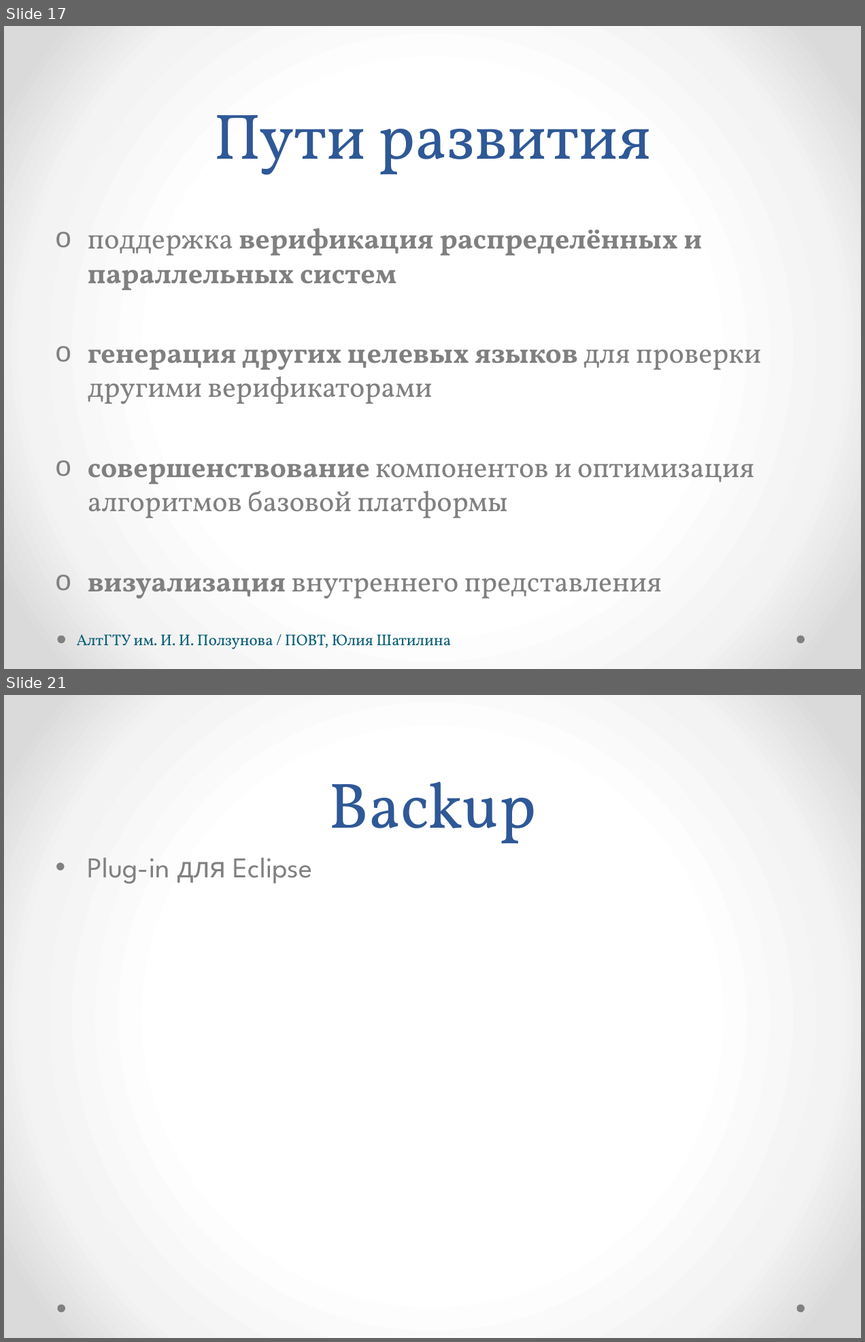
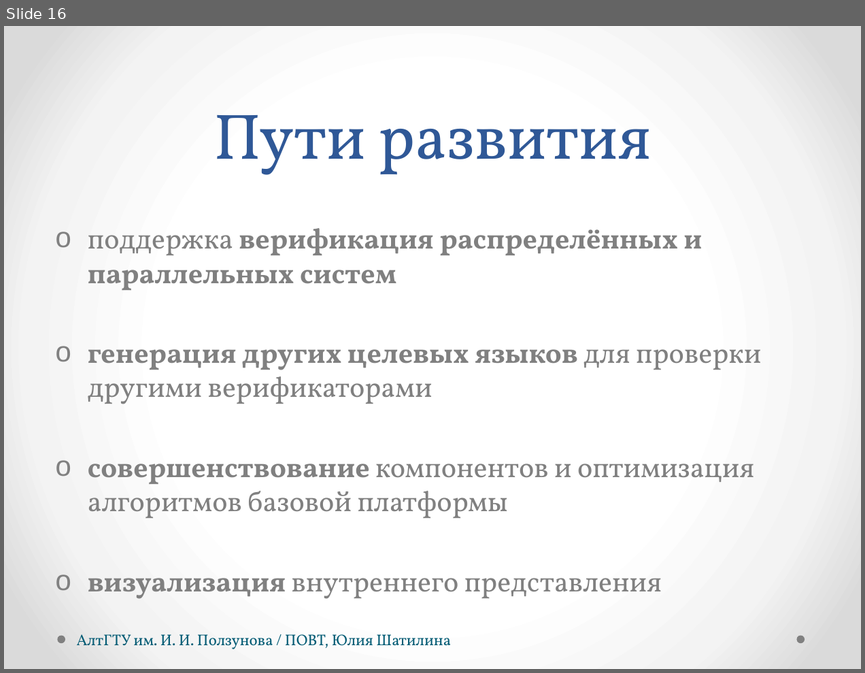
Before and after one commit to hisohito/proto-doc, a slide deck: shatilina.pptx. Shown one above the other, each under a label of ours: slides 17 and 21 before the commit, slide 16 after it; the slides between them are not shown. The pictures are 865x1342 and 865x673 pixels, drawn with LibreOffice and Linux fonts; fonts in the diff are those of the drawing. Boxes give left, top, right and bottom in pixels: in the first picture for what was removed or moved away, otherwise in the second. Text is boxed around its words. In the diff, an @@ line names an element or a change of style, - is before the commit and + after.

```diff
--- a/shatilina.pptx
+++ b/shatilina.pptx
@@ slide 21 removed at box(4, 695, 861, 1338), background gradient #FFFFFF to #F4F4F4 to #DADADA; not listed: 2 template elements that a slide beside it also shows @@
@@ title removed at box(329, 781, 536, 843) @@
-Backup
@@ text removed at box(88, 858, 313, 883) @@
-• Plug-in для Eclipse
@@ what was slide 17 is now slide 16 @@
```
Also in this commit, not shown: 10 slides changed, 3 slides added, 1 other slide removed.
